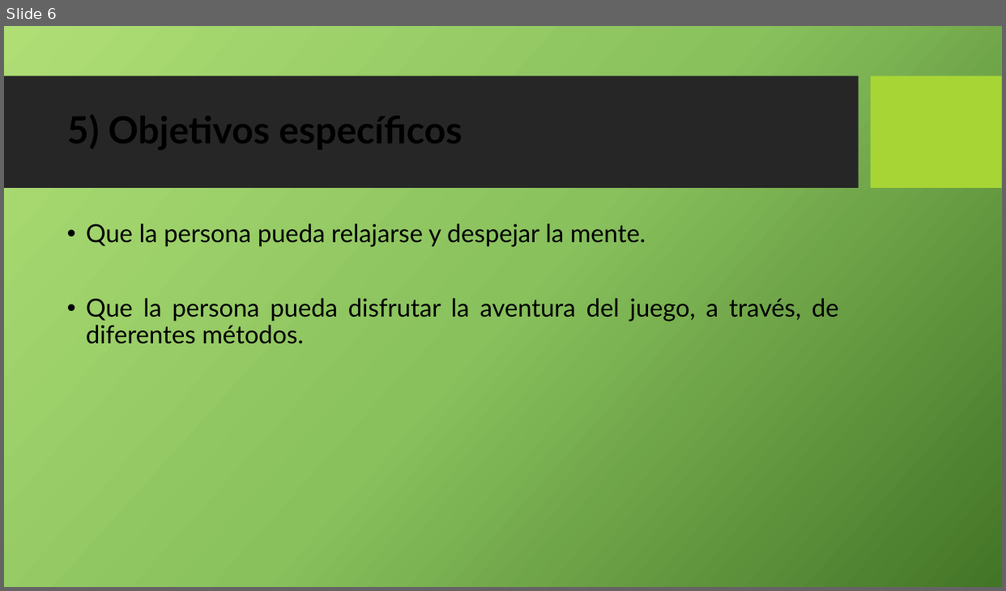
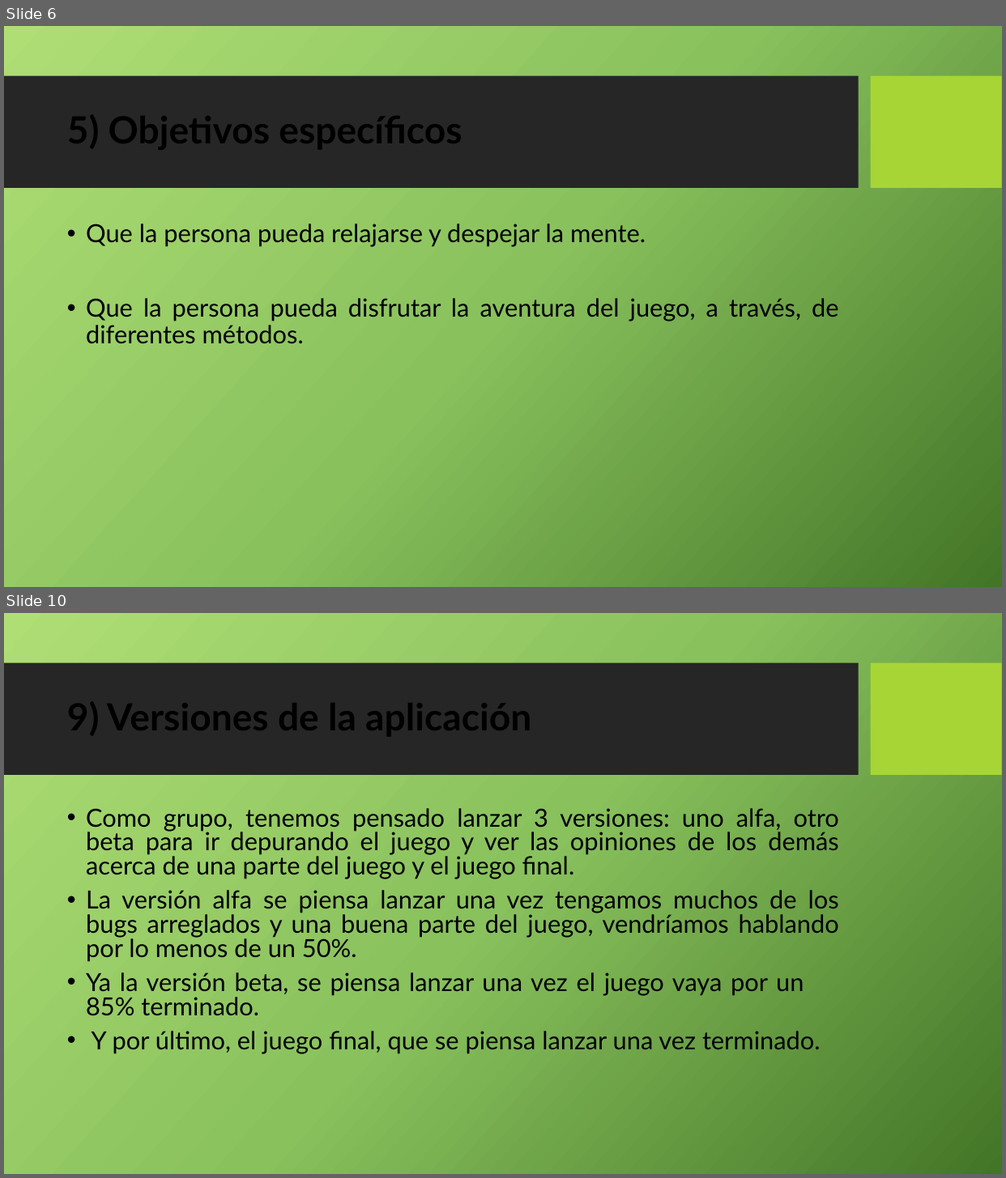
Before and after one commit to JonatanCruzz/Entrega-Final, a slide deck: EntregaFinal.pptx. Shown one above the other, each under a label of ours: slide 6 before the commit, slides 6 and 10 after it; the slides between them are not shown. The pictures are 1006x591 and 1006x1178 pixels, drawn with LibreOffice and Linux fonts; fonts in the diff are those of the drawing; background and template pictures are left out. Boxes give left, top, right and bottom in pixels: in the first picture for what was removed or moved away, otherwise in the second. Text is boxed around its words. In the diff, an @@ line names an element or a change of style, - is before the commit and + after.

Commit message:
parte Victor Hidalgo

```diff
--- a/EntregaFinal.pptx
+++ b/EntregaFinal.pptx
@@ slide 10 added at bbox=[4, 613, 1002, 1174], background picture (left out); not listed: 2 template elements that a slide beside it also shows @@
@@ title added at bbox=[67, 694, 531, 739], 36 pt, text #000000, bold @@
+9) Versiones de la aplicación
@@ text added at bbox=[86, 808, 839, 1054], 24 pt, text #000000 @@
+• Como grupo, tenemos pensado lanzar 3 versiones: uno alfa, otro beta para ir depurando el juego y ver las opiniones de los demás acerca de una parte del juego y el juego final.
+• La versión alfa se piensa lanzar una vez tengamos muchos de los bugs arreglados y una buena parte del juego, vendríamos hablando por lo menos de un 50%.
+• Ya la versión beta, se piensa lanzar una vez el juego vaya por un 85% terminado.
+• Y por último, el juego final, que se piensa lanzar una vez terminado.
```
Also in this commit, not shown: 4 other slides added, 1 other file.
